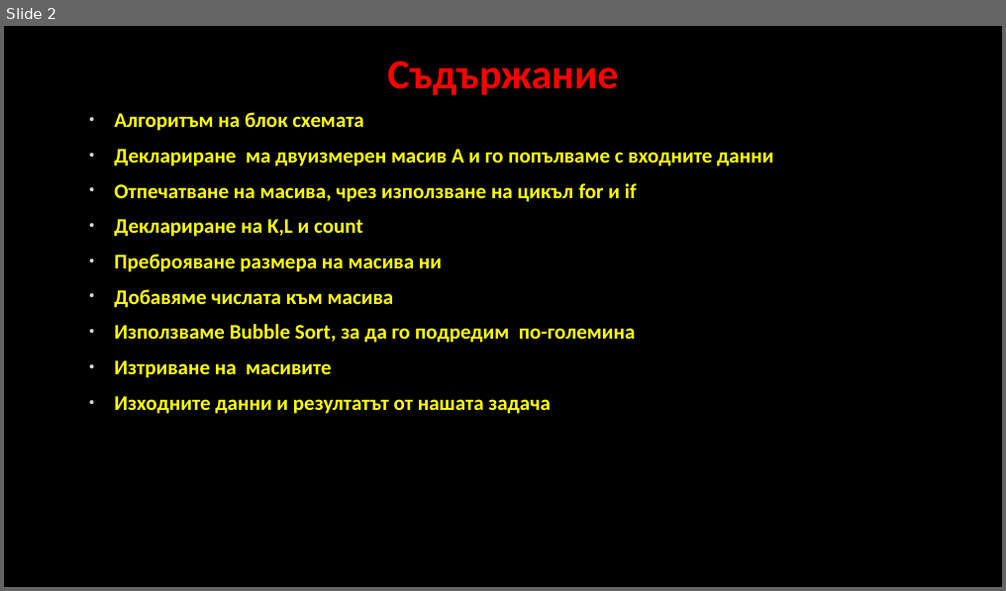
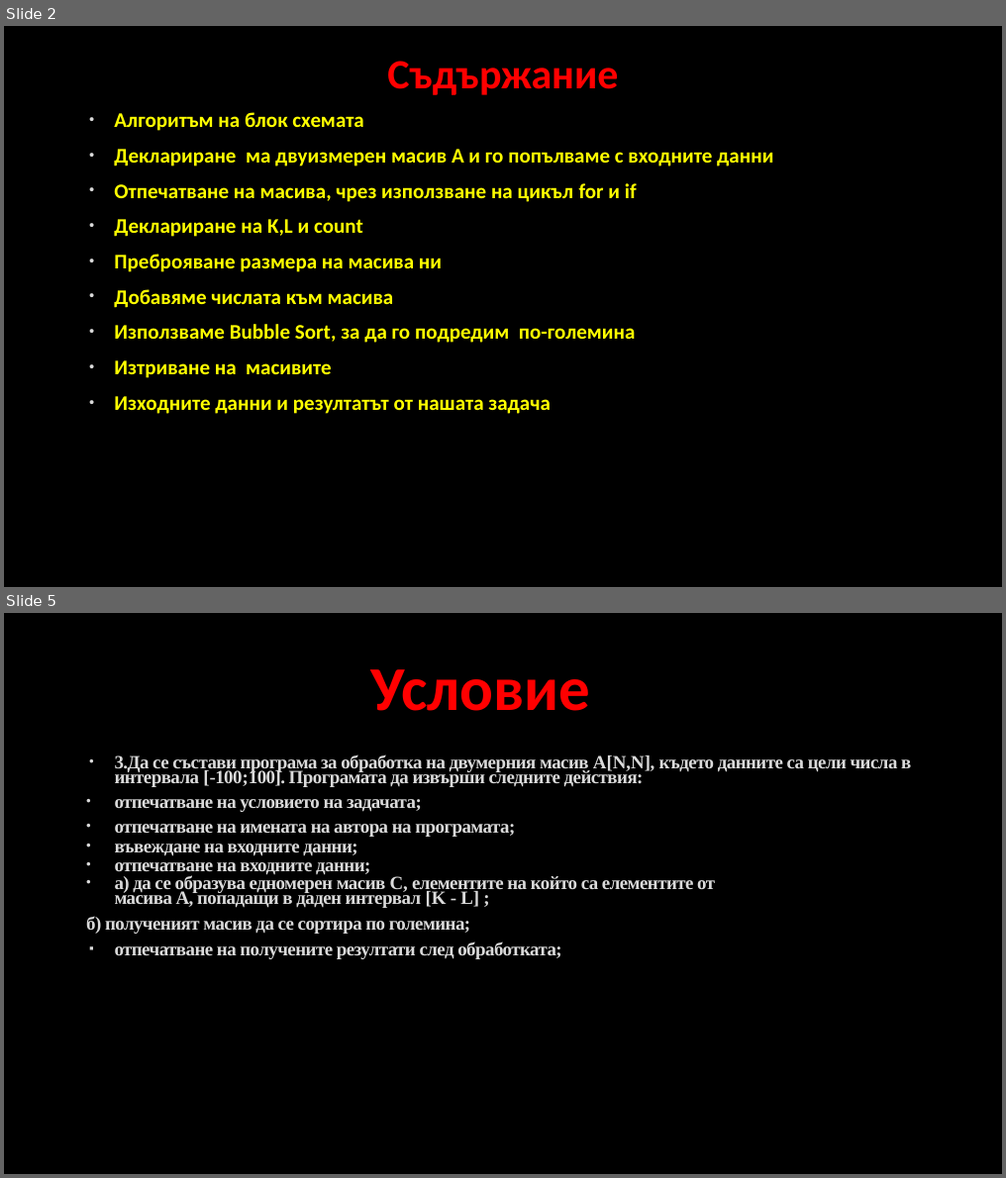
Before and after one commit to astoychev0/PI-, a slide deck: kr_011.tu.pptx. Shown one above the other, each under a label of ours: slide 2 before the commit, slides 2 and 5 after it; the slides between them are not shown. The pictures are 1006x591 and 1006x1178 pixels, drawn with LibreOffice and Linux fonts; fonts in the diff are those of the drawing; background and template pictures are left out. Boxes give left, top, right and bottom in pixels: in the first picture for what was removed or moved away, otherwise in the second. Text is boxed around its words. In the diff, an @@ line names an element or a change of style, - is before the commit and + after.

```diff
--- a/kr_011.tu.pptx
+++ b/kr_011.tu.pptx
@@ slide 5 added at (4, 613, 1002, 1174), background picture (left out) @@
@@ text added at (370, 669, 590, 711), 60 pt, text #FF0000, bold @@
+Условие
@@ text added at (86, 755, 911, 959), 18 pt, text #DADADA, bold @@
+• 3.Да се състави програма за обработка на двумерния масив A[N,N], където данните са цели числа в интервала [-100;100]. Програмата да извърши следните действия:
+• отпечатване на условието на задачата;
+• отпечатване на имената на автора на програмата;
+• въвеждане на входните данни;
+• отпечатване на входните данни;
+• а) да се образува едномерен масив C, елементите на който са елементите от масива А, попадащи в даден интервал [K - L] ;
+б) полученият масив да се сортира по големина;
+▪ отпечатване на получените резултати след обработката;
```
Also in this commit, not shown: 3 slides changed, 2 other slides added.
